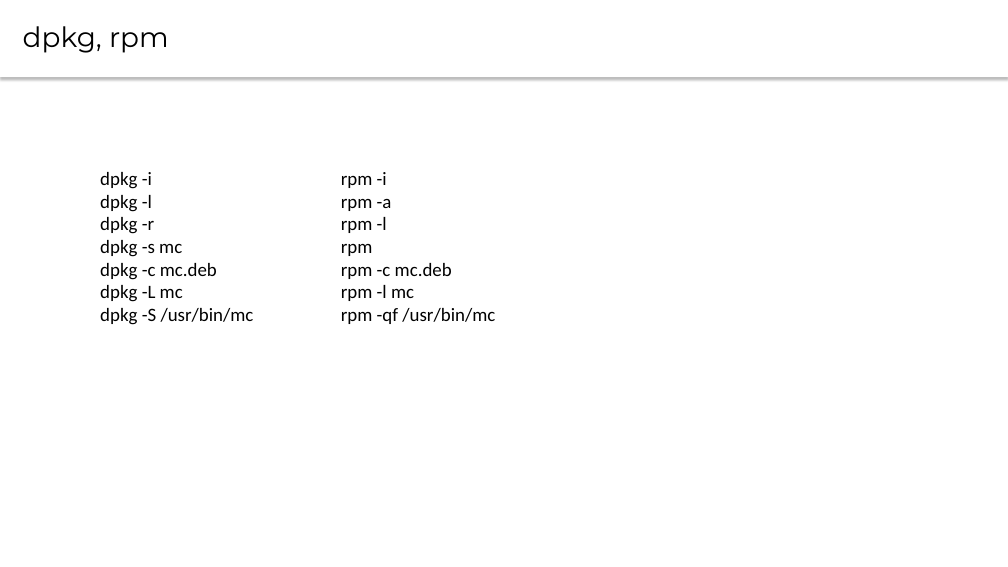
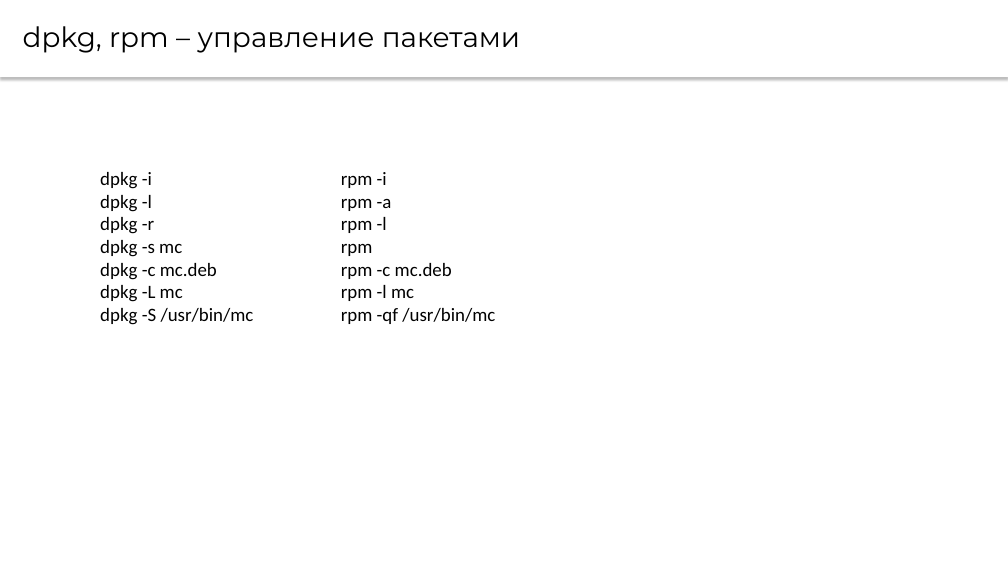
Before and after one commit to CsteerDevops1/lectures_devops2, a slide deck: slide 6 of LinuxAdm/LinuxAdm1.pptx. Drawn at 1008x567 pixels with LibreOffice and Linux fonts; fonts in the diff are those of the drawing. Boxes give left, top, right and bottom in pixels: in the first picture for what was removed or moved away, otherwise in the second. Text is boxed around its words. In the diff, an @@ line names an element or a change of style, - is before the commit and + after.

```diff
--- a/LinuxAdm/LinuxAdm1.pptx
+++ b/LinuxAdm/LinuxAdm1.pptx
@@ text at (23, 26, 520, 53): text changed @@
-dpkg, rpm
+dpkg, rpm – управление пакетами
```
Also in this commit, not shown: 4 other slides changed, 3 other files.
